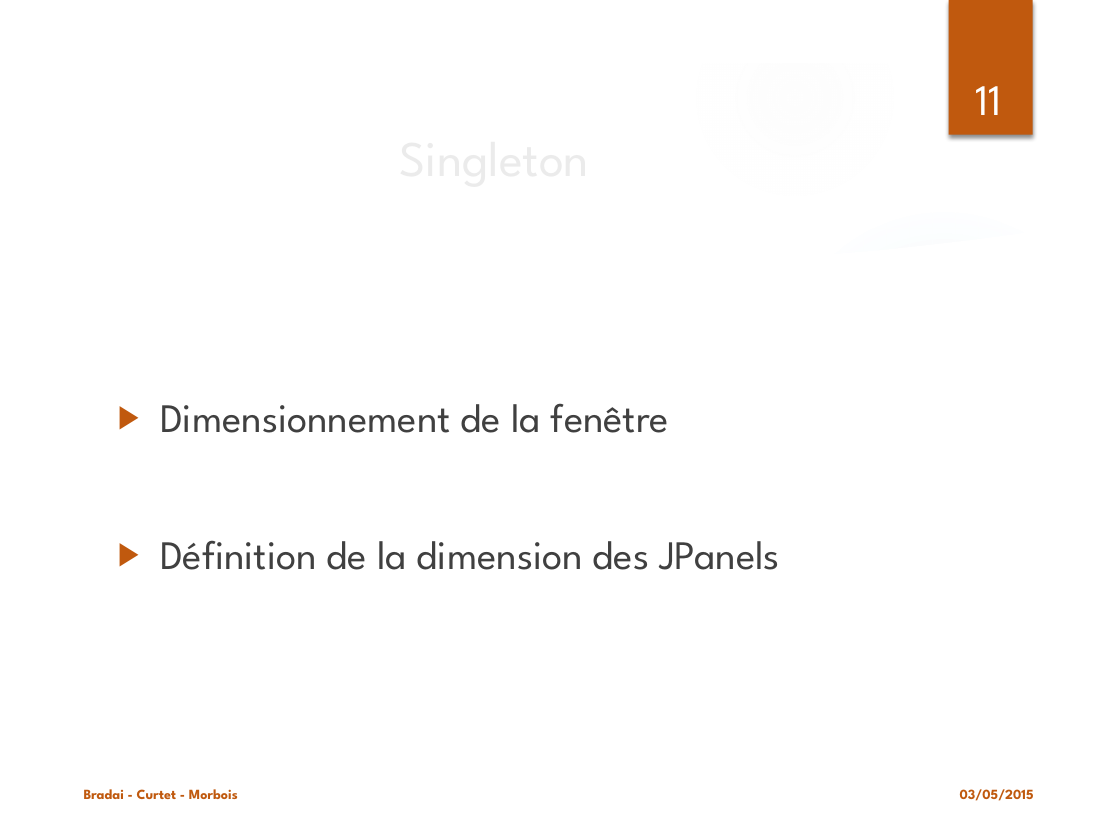
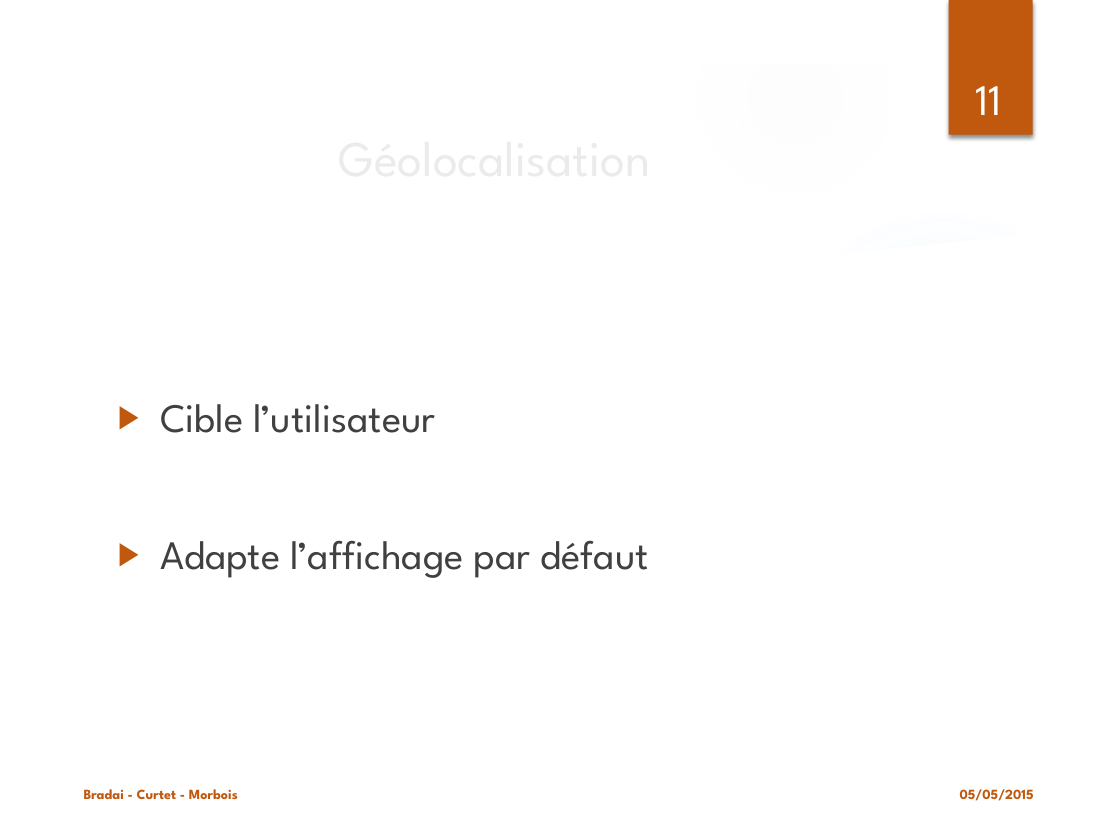
Before and after one commit to haithambradai/archi-velo, a slide deck: slide 11 of Projet ArchiWeb.pptx. Drawn at 1120x840 pixels with LibreOffice and Linux fonts; fonts in the diff are those of the drawing; background and template pictures are left out. Boxes give left, top, right and bottom in pixels: in the first picture for what was removed or moved away, otherwise in the second. Text is boxed around its words. In the diff, an @@ line names an element or a change of style, - is before the commit and + after.

```diff
--- a/Projet ArchiWeb.pptx
+++ b/Projet ArchiWeb.pptx
@@ title at box(106, 113, 884, 200): text changed @@
-Singleton
+Géolocalisation
@@ text at box(160, 404, 649, 578): text changed @@
-▶ Dimensionnement de la fenêtre
-▶ Définition de la dimension des JPanels
+▶ Cible l’utilisateur
+▶ Adapte l’affichage par défaut
@@ text at box(960, 789, 1034, 801): text changed @@
-03/05/2015
+05/05/2015
```
Also in this commit, not shown: 12 other slides changed.
